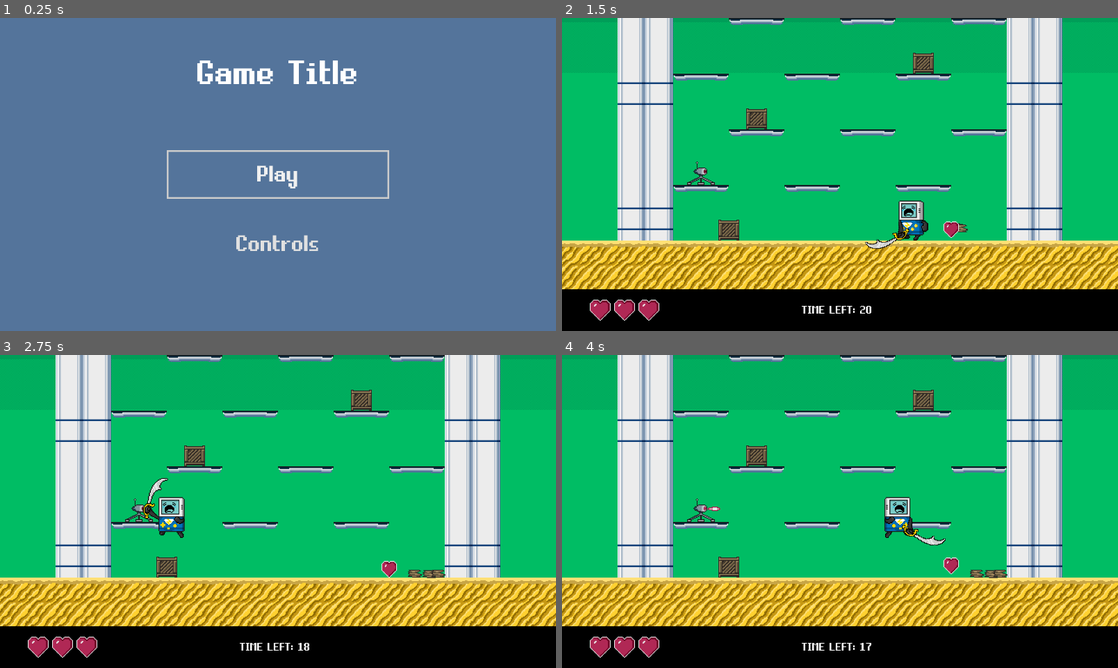
Above: before the commit, frames 1-4 (two rows, left to right).
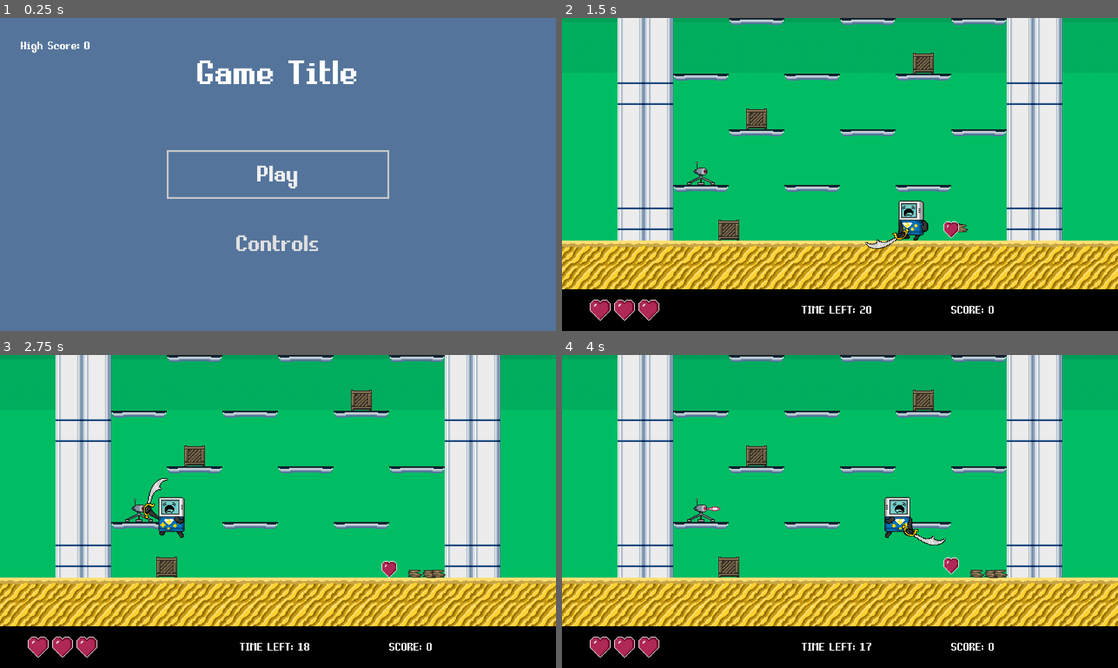
Above: after the commit, the same moments.

Repository: svntax/MetaBoyJam-2022
Game: Godot game, scene res://TitleScreen.tscn
The game is run twice, just before and just after one commit, with the same random seed, the same clock (stepped at 60 frames per second) and the same inputs.
Inputs:
- Up to frame 1 (0.25 s): no input
- Up to frame 2 (1.5 s): click "Play" at 0.5 s; hold Right (move_right) from 1.28 s (still down); tap X (action) at 1.35 s
- Up to frame 3 (2.75 s): keep holding Right (move_right); tap Z (jump) at 1.52, 2.27 s; tap X (action) at 2.1 s
- Up to frame 4 (4 s): release Right (move_right) at 2.78 s; hold Left (move_left) 2.78-3.53 s; tap X (action) at 2.85, 3.6 s; hold Right (move_right) from 3.53 s (still down); tap Z (jump) at 3.77 s

The runs differ from the first frame. In frame 1, 0.1% of the frame differs, in the area x 3-17%, y 7-12%; in frame 2, 0.1%; in frame 3, 0.1%; in frame 4, 0.1%.

Commit message:
Added score system.

Diff:
--- a/Enemies/RobotGround/RobotGround.gd
+++ b/Enemies/RobotGround/RobotGround.gd
@@ -3,6 +3,8 @@
 const LaserShot = preload("res://Enemies/RobotGround/LaserShot.tscn")
 
 export (bool) var facing_left = false
+
+const SCORE_VALUE = 10
 
 onready var animation_player = $AnimationPlayer
 onready var attack_cooldown_timer = $AttackCooldown
@@ -31,6 +33,7 @@
 
 func destroy(source_obj) -> void:
 	# TODO: debris pieces
+	Globals.add_score(SCORE_VALUE)
 	queue_free()
 
 func shoot() -> void:
--- a/Gameplay.gd
+++ b/Gameplay.gd
@@ -3,6 +3,7 @@
 onready var health_ui = get_node("%HealthUI")
 onready var game_over_menu = get_node("%GameOverMenu")
 onready var time_label = get_node("%TimeLabel")
+onready var score_label = get_node("%ScoreLabel")
 onready var player = $MetaBoy
 
 # In seconds
@@ -10,6 +11,10 @@
 onready var countdown_timer: Timer
 
 func _ready():
+	Globals.start_new_game()
+	update_score()
+	Globals.connect("current_score_changed", self, "update_score")
+
 	countdown_timer = Timer.new()
 	countdown_timer.wait_time = 1
 	countdown_timer.one_shot = true
@@ -33,6 +38,10 @@
 func update_time() -> void:
 	time_label.set_text("TIME LEFT: " + str(time_left))
 
+# Syncs the score label to display the global current_score
+func update_score() -> void:
+	score_label.set_text("SCORE: " + str(Globals.current_score))
+
 func _on_countdown_timer_timeout() -> void:
 	if not player.is_alive():
 		return
--- a/Gameplay.tscn
+++ b/Gameplay.tscn
@@ -196,6 +196,14 @@
 text = "TIME LEFT: 123"
 valign = 1
 
+[node name="ScoreLabel" type="Label" parent="UILayer/PanelBg"]
+unique_name_in_owner = true
+margin_left = 456.0
+margin_right = 502.0
+margin_bottom = 48.0
+text = "SCORE: 123"
+valign = 1
+
 [node name="HealthUI" parent="UILayer" instance=ExtResource( 10 )]
 unique_name_in_owner = true
 margin_left = 32.0
@@ -207,6 +215,9 @@
 margin_right = 640.0
 margin_bottom = 312.0
 mouse_filter = 2
+__meta__ = {
+"_edit_lock_": true
+}
 
 [node name="GameOverMenu" parent="UILayer/CenterContainer" instance=ExtResource( 14 )]
 unique_name_in_owner = true
--- a/Globals.gd
+++ b/Globals.gd
@@ -1,5 +1,27 @@
 extends Node
+
+signal current_score_changed()
+
+var current_score = 0
+var high_score = 0
+var reached_new_high_score = false
 
 # Called when the node enters the scene tree for the first time.
 func _ready():
 	randomize()
+
+func start_new_game():
+	reached_new_high_score = false
+	current_score = 0
+
+func add_score(value: int) -> void:
+	if value < 0:
+		value = 0
+	set_score(current_score + value)
+
+func set_score(new_score: int) -> void:
+	current_score = new_score
+	if current_score > high_score:
+		high_score = current_score
+		reached_new_high_score = true
+	emit_signal("current_score_changed")
--- a/TitleScreen.gd
+++ b/TitleScreen.gd
@@ -1,6 +1,7 @@
 extends Node2D
 
 onready var menu = $Menu
+onready var high_score_label = get_node("%HighScore")
 onready var play_button = get_node("%PlayButton")
 onready var controls_button = get_node("%ControlsButton")
 
@@ -11,6 +12,8 @@
 	var screen_size = OS.get_screen_size()
 	var window_size = OS.get_window_size()
 	OS.set_window_position(screen_size*0.5 - window_size*0.5)
+
+	high_score_label.set_text("High Score: " + str(Globals.high_score))
 
 	play_button.grab_focus()
 
--- a/TitleScreen.tscn
+++ b/TitleScreen.tscn
@@ -18,12 +18,13 @@
 margin_bottom = 360.0
 rect_min_size = Vector2( 4, 4 )
 mouse_filter = 2
+theme = ExtResource( 3 )
 color = Color( 0.329412, 0.454902, 0.607843, 1 )
 __meta__ = {
 "_edit_lock_": true
 }
 
-[node name="Title" type="Label" parent="."]
+[node name="Title" type="Label" parent="Bg"]
 margin_left = 192.0
 margin_top = 40.0
 margin_right = 448.0
@@ -32,6 +33,14 @@
 custom_fonts/font = ExtResource( 1 )
 text = "Game Title"
 align = 1
+
+[node name="HighScore" type="Label" parent="Bg"]
+unique_name_in_owner = true
+margin_left = 24.0
+margin_top = 24.0
+margin_right = 92.0
+margin_bottom = 40.0
+text = "High Score: 0"
 
 [node name="Menu" type="VBoxContainer" parent="."]
 margin_left = 192.0
--- a/UI/GameOverMenu.gd
+++ b/UI/GameOverMenu.gd
@@ -4,6 +4,7 @@
 onready var score_label = $Score
 onready var main_menu_button = $MainMenuButton
 onready var animation_player = $AnimationPlayer
+onready var effects_player = $EffectsPlayer
 
 onready var menu_active = false
 
@@ -27,6 +28,11 @@
 			_on_MainMenuButton_pressed()
 
 func display() -> void:
+	score_label.set_text("Score: " + str(Globals.current_score))
+
+	if Globals.reached_new_high_score:
+		effects_player.play("new_high_score")
+
 	animation_player.play("display")
 
 func _on_MainMenuButton_pressed():
--- a/UI/GameOverMenu.tscn
+++ b/UI/GameOverMenu.tscn
@@ -107,6 +107,38 @@
 "values": [ false, true ]
 }
 
+[sub_resource type="Animation" id=3]
+length = 0.001
+tracks/0/type = "value"
+tracks/0/path = NodePath("Score:modulate")
+tracks/0/interp = 1
+tracks/0/loop_wrap = true
+tracks/0/imported = false
+tracks/0/enabled = true
+tracks/0/keys = {
+"times": PoolRealArray( 0 ),
+"transitions": PoolRealArray( 1 ),
+"update": 0,
+"values": [ Color( 1, 1, 1, 1 ) ]
+}
+
+[sub_resource type="Animation" id=4]
+resource_name = "new_high_score"
+length = 0.2
+loop = true
+tracks/0/type = "value"
+tracks/0/path = NodePath("Score:modulate")
+tracks/0/interp = 1
+tracks/0/loop_wrap = true
+tracks/0/imported = false
+tracks/0/enabled = true
+tracks/0/keys = {
+"times": PoolRealArray( 0, 0.1 ),
+"transitions": PoolRealArray( 1, 1 ),
+"update": 0,
+"values": [ Color( 1, 1, 1, 1 ), Color( 1, 0.847059, 0, 1 ) ]
+}
+
 [node name="GameOverMenu" type="NinePatchRect"]
 margin_right = 128.0
 margin_bottom = 120.0
@@ -145,5 +177,9 @@
 anims/RESET = SubResource( 2 )
 anims/display = SubResource( 1 )
 
+[node name="EffectsPlayer" type="AnimationPlayer" parent="."]
+anims/RESET = SubResource( 3 )
+anims/new_high_score = SubResource( 4 )
+
 [connection signal="pressed" from="MainMenuButton" to="." method="_on_MainMenuButton_pressed"]
 [connection signal="animation_finished" from="AnimationPlayer" to="." method="_on_AnimationPlayer_animation_finished"]
Not shown: 1 places in UI/GameOverMenu.tscn that only renumber resources
